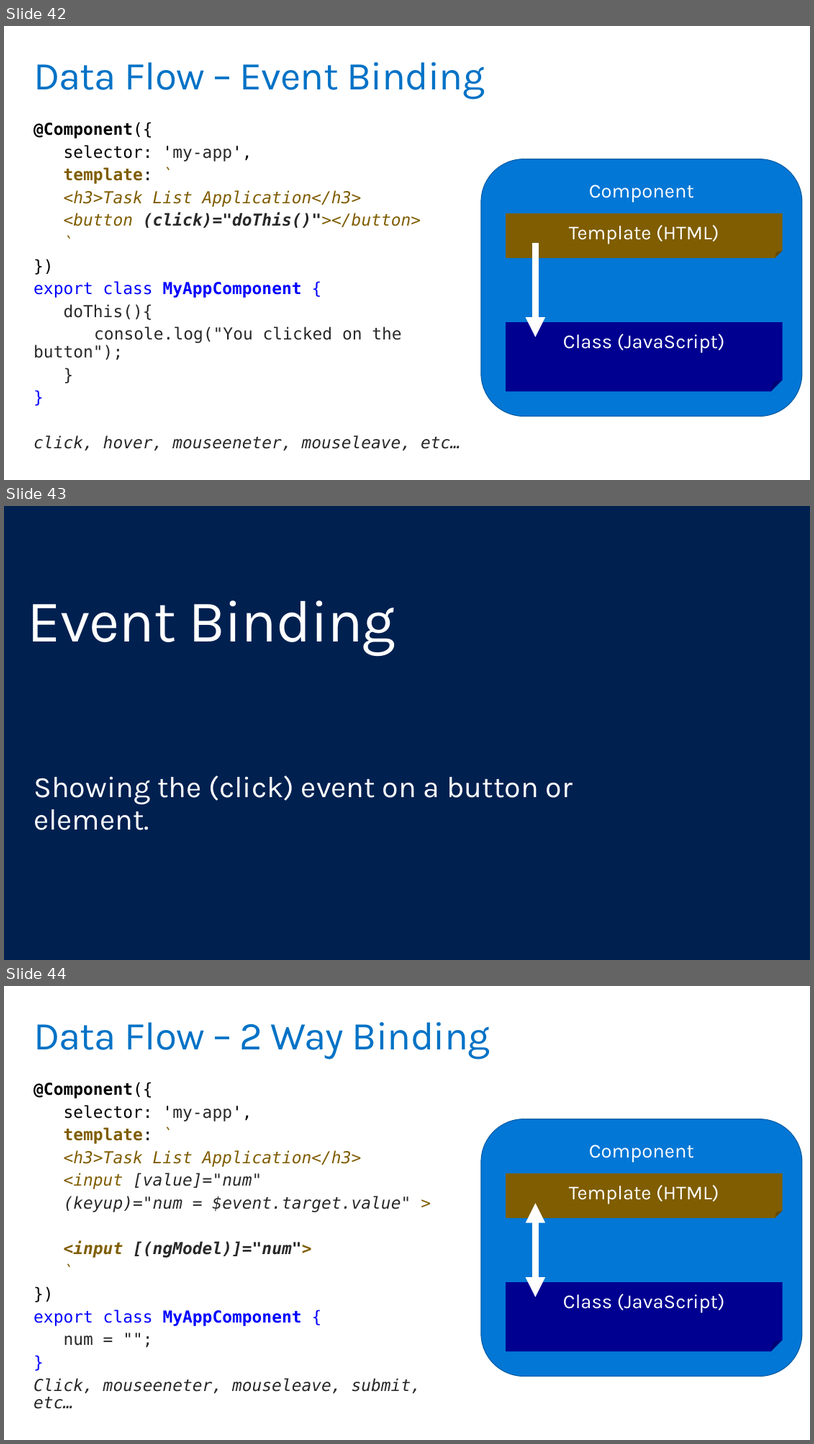
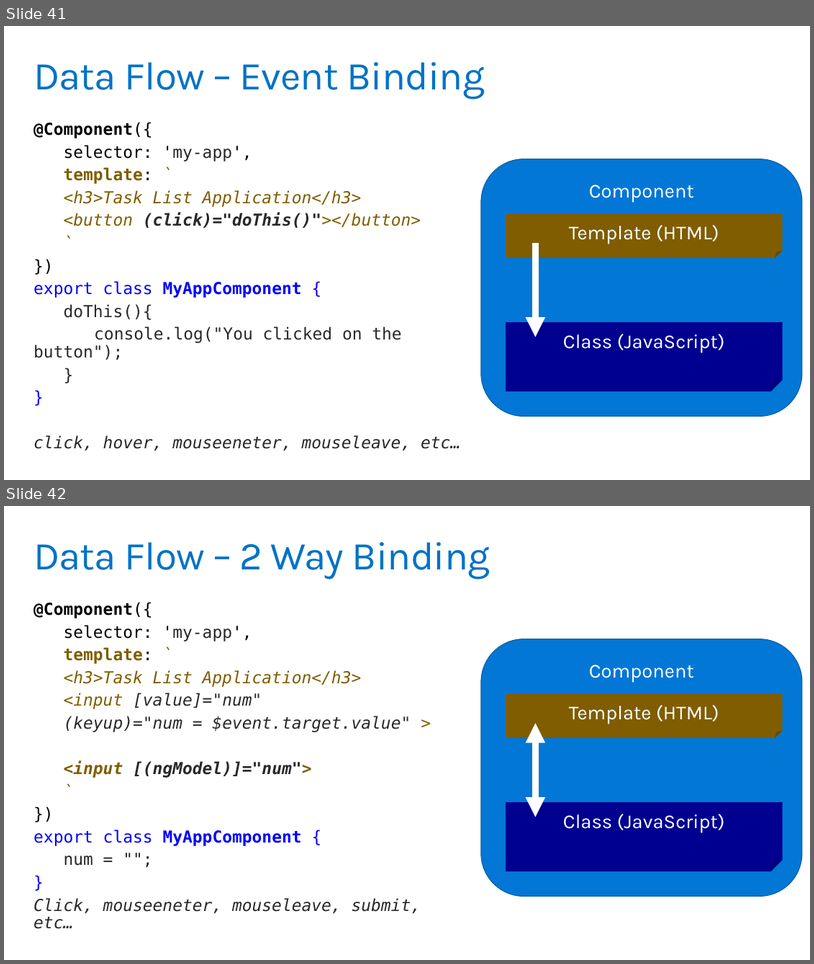
Before and after one commit to MicrosoftLearning/angular2-typescript, a slide deck: Slides/MVA Angular 2.pptx. Shown one above the other, each under a label of ours: slides 42, 43 and 44 before the commit, slides 41 and 42 after it. The pictures are 814x1444 and 814x964 pixels, drawn with LibreOffice and Linux fonts; fonts in the diff are those of the drawing. Boxes give left, top, right and bottom in pixels: in the first picture for what was removed or moved away, otherwise in the second. Text is boxed around its words. In the diff, an @@ line names an element or a change of style, - is before the commit and + after.

```diff
--- a/Slides/MVA Angular 2.pptx
+++ b/Slides/MVA Angular 2.pptx
@@ slide 43 removed at <box>4,506,810,960</box>, background #002050 @@
@@ title removed at <box>28,600,396,655</box> @@
-Event Binding
@@ text removed at <box>34,775,573,830</box> @@
-Showing the (click) event on a button or element.
@@ what was slide 42 is now slide 41 @@
@@ what was slide 44 is now slide 42 @@
```
Also in this commit, not shown: 2 slides changed, 1 slide added, 2 other slides removed, 8 other files.
